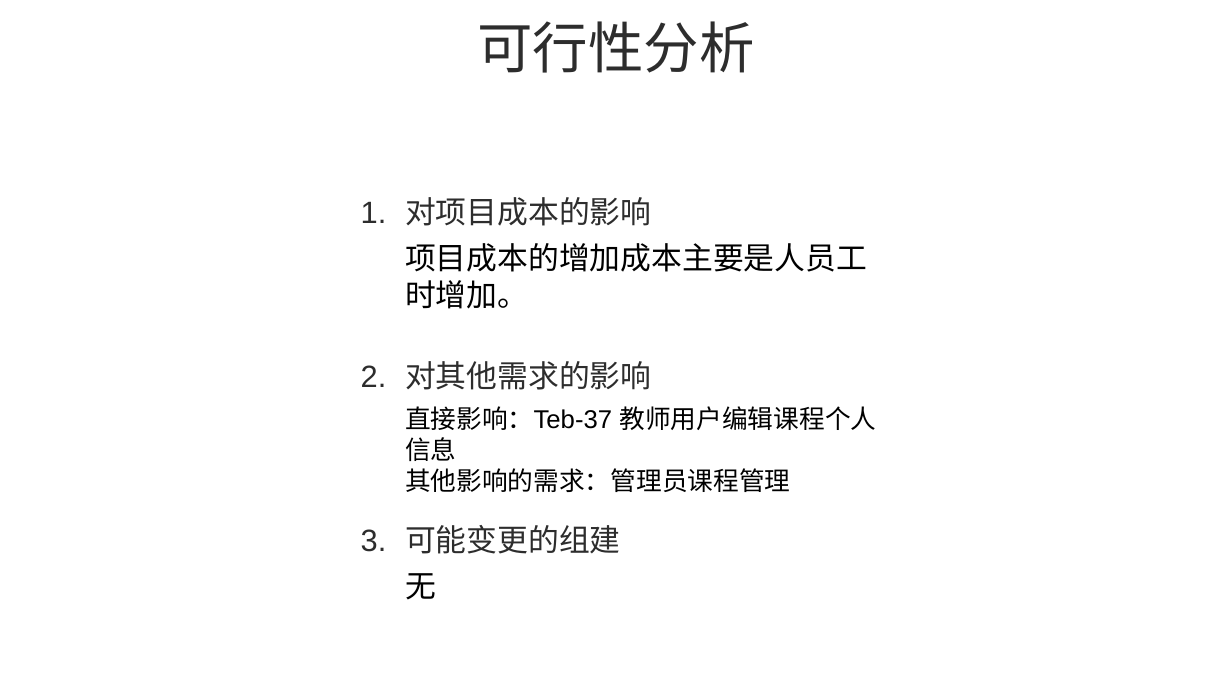
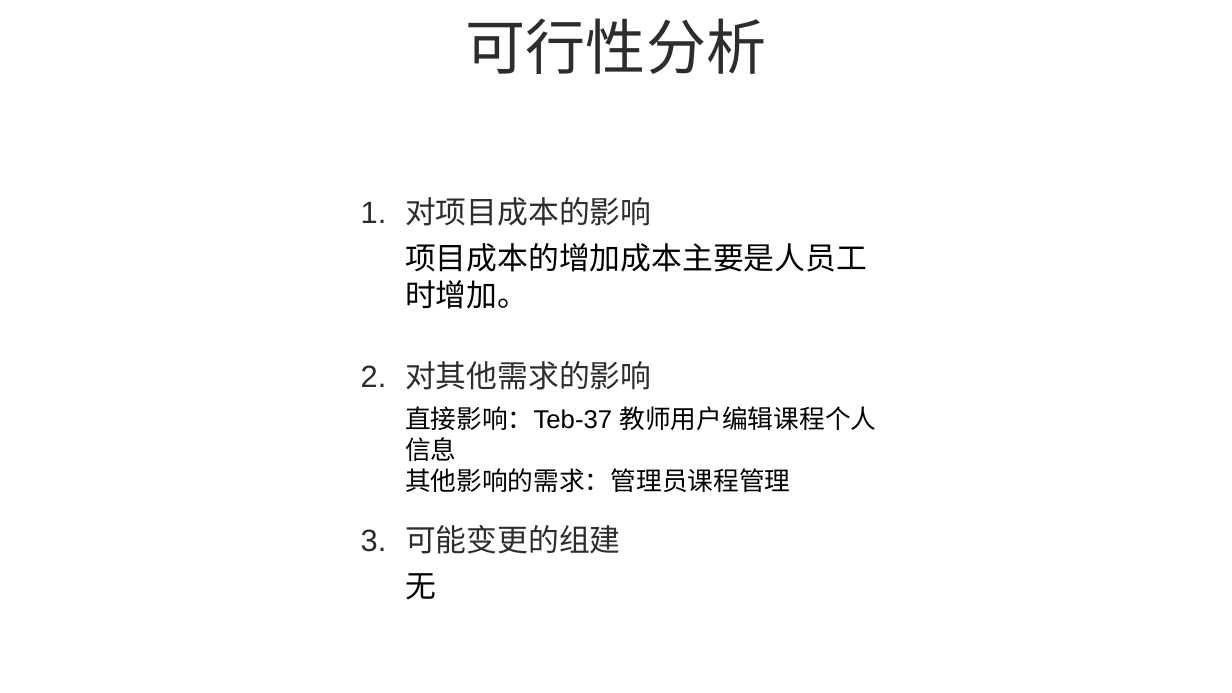
Before and after one commit to PRD-G17/PRD-G17-teamwork, a slide deck: slide 9 of 10后期文档/需求变更评审.pptx (slide 8 before the commit). Drawn at 1232x693 pixels with LibreOffice and Linux fonts; fonts in the diff are those of the drawing. Boxes give left, top, right and bottom in pixels: in the first picture for what was removed or moved away, otherwise in the second. Text is boxed around its words. In the diff, an @@ line names an element or a change of style, - is before the commit and + after.

```diff
--- a/10后期文档/需求变更评审.pptx
+++ b/10后期文档/需求变更评审.pptx
@@ text "可行性分析" at bbox=[466, 18, 766, 74]: size 43.2 to 46.8 pt @@
```
Also in this commit, not shown: 6 other slides changed, 7 slides added, 2 slides removed, 21 other files.
